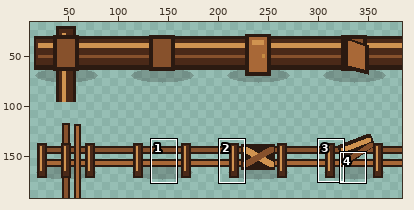
A pixel-art file gets an edit: assets/source/aseprite/objects/placeables_96/connected_barriers_preview.aseprite. The picture above shows the old version from afar; the outline marks the close-up.
Close-up. Before:
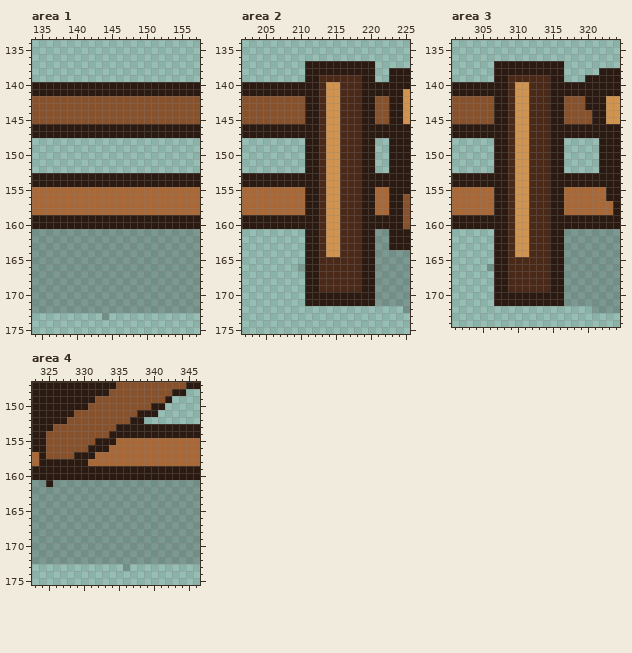
384x192 pixels, 1 frame. Shown: area 1: x 134..157, y 134..175; area 2: x 202..225, y 134..175; area 3: x 301..324, y 134..174; area 4: x 323..346, y 147..175. The wide view leaves out empty margins. The commit also changed other parts of the picture, which this record leaves out.
The result:
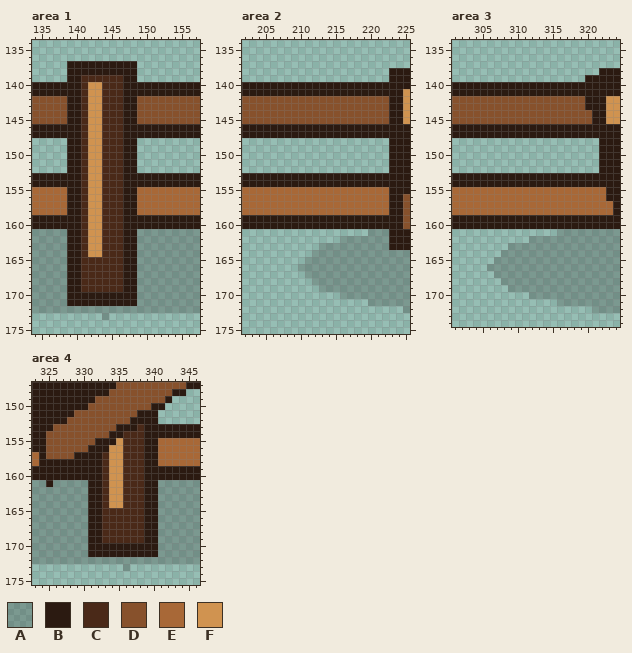
Palette (. is transparent): A #1b120d37  B #2b1a11  C #4a2918  D #87512c  E #a86837  F #d09350
Edits made:
Area 1:
y 137..138: x 139..148 .......... -> BBBBBBBBBB
y 139: x 139..148 .......... -> BBCCCCCCBB
y 140..141: x 141..146 BBBBBB -> CFFCCC
y 142..145: x 139..148 DDDDDDDDDD -> BBCFFCCCBB
y 146..147: x 141..146 BBBBBB -> CFFCCC
y 148..152: x 139..148 .......... -> BBCFFCCCBB
y 153..154: x 141..146 BBBBBB -> CFFCCC
y 155..158: x 139..148 EEEEEEEEEE -> BBCFFCCCBB
y 159..160: x 141..146 BBBBBB -> CFFCCC
y 161..164: x 139..148 AAAAAAAAAA -> BBCFFCCCBB
y 165..169: x 139..148 AAAAAAAAAA -> BBCCCCCCBB
y 170..171: x 139..148 AAAAAAAAAA -> BBBBBBBBBB
Area 2:
y 137..138: x 211..220 BBBBBBBBBB -> ..........
y 139: x 211..220 BBCCCCCCBB -> ..........
y 140..141: x 213..218 CFFCCC -> BBBBBB
y 142..145: x 211..220 BBCFFCCCBB -> DDDDDDDDDD
y 146..147: x 213..218 CFFCCC -> BBBBBB
y 148..152: x 211..220 BBCFFCCCBB -> ..........
y 153..154: x 213..218 CFFCCC -> BBBBBB
y 155..158: x 211..220 BBCFFCCCBB -> EEEEEEEEEE
y 159..160: x 213..218 CFFCCC -> BBBBBB
y 161: x 211..220 BBCFFCCCBB -> .........A
y 162: x 211..220 BBCFFCCCBB -> .....AAAAA
y 163: x 211..220 BBCFFCCCBB -> ..AAAAAAAA
y 164: x 211..220 BBCFFCCCBB -> .AAAAAAAAA
y 165..167: x 211..220 BBCCCCCCBB -> AAAAAAAAAA
y 168: x 211..220 BBCCCCCCBB -> .AAAAAAAAA
y 169: x 211..220 BBCCCCCCBB -> ..AAAAAAAA
y 170: x 211..220 BBBBBBBBBB -> .....AAAAA
y 171: x 211..220 BBBBBBBBBB -> .........A
Area 3:
y 137..138: x 307..316 BBBBBBBBBB -> ..........
y 139: x 307..316 BBCCCCCCBB -> ..........
y 140..141: x 309..314 CFFCCC -> BBBBBB
y 142..145: x 307..316 BBCFFCCCBB -> DDDDDDDDDD
y 146..147: x 309..314 CFFCCC -> BBBBBB
y 148..152: x 307..316 BBCFFCCCBB -> ..........
y 153..154: x 309..314 CFFCCC -> BBBBBB
y 155..158: x 307..316 BBCFFCCCBB -> EEEEEEEEEE
y 159..160: x 309..314 CFFCCC -> BBBBBB
y 161: x 307..316 BBCFFCCCBB -> .........A
y 162: x 307..316 BBCFFCCCBB -> .....AAAAA
y 163: x 307..316 BBCFFCCCBB -> ..AAAAAAAA
y 164: x 307..316 BBCFFCCCBB -> .AAAAAAAAA
y 165..167: x 307..316 BBCCCCCCBB -> AAAAAAAAAA
y 168: x 307..316 BBCCCCCCBB -> .AAAAAAAAA
y 169: x 307..316 BBCCCCCCBB -> ..AAAAAAAA
y 170: x 307..316 BBBBBBBBBB -> .....AAAAA
y 171: x 307..316 BBBBBBBBBB -> .........A
Area 4:
y 152: x 339..340 .. -> BB
y 153: x 338 B -> C
y 154: x 336..338 BBB -> CCC
y 155: x 335..340 EEEEEE -> FCCCBB
y 156: x 334..340 EEEEEEE -> FFCCCBB
y 157: x 332..340 EEEEEEEEE -> BCFFCCCBB
y 158: x 331..340 EEEEEEEEEE -> BBCFFCCCBB
y 159..160: x 333..338 BBBBBB -> CFFCCC
y 161..164: x 331..340 AAAAAAAAAA -> BBCFFCCCBB
y 165..169: x 331..340 AAAAAAAAAA -> BBCCCCCCBB
y 170..171: x 331..340 AAAAAAAAAA -> BBBBBBBBBB
